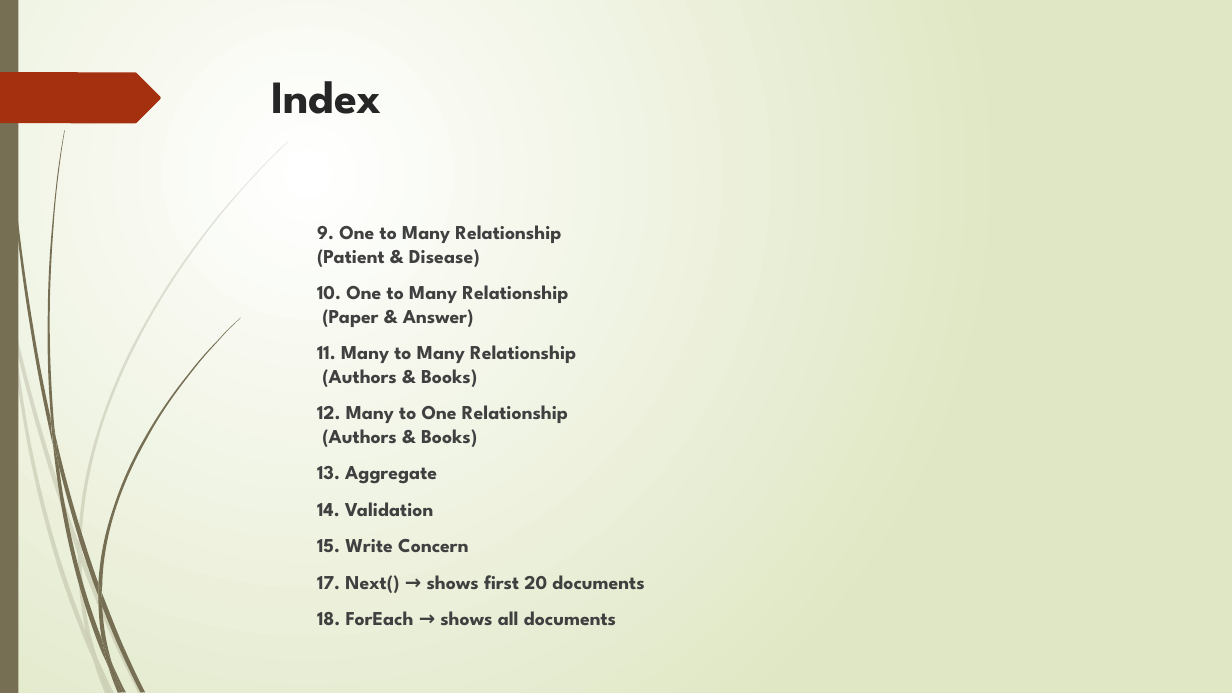
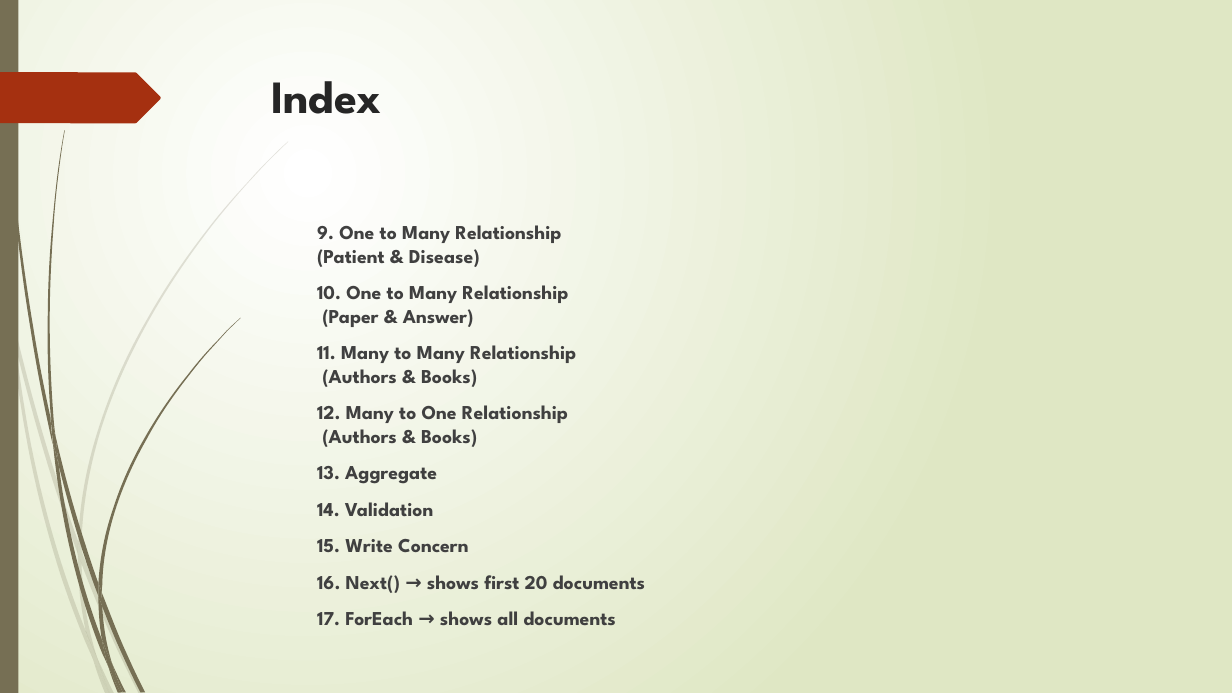
Before and after one commit to deepak127425/UST_Tasks, a slide deck: slide 4 of 1.MongoDB/4.MongoDB operations 13_Dec_2020/MongoDB operations.pptx. Drawn at 1232x693 pixels with LibreOffice and Linux fonts; fonts in the diff are those of the drawing. Boxes give left, top, right and bottom in pixels: in the first picture for what was removed or moved away, otherwise in the second. Text is boxed around its words. In the diff, an @@ line names an element or a change of style, - is before the commit and + after.

```diff
--- a/1.MongoDB/4.MongoDB operations 13_Dec_2020/MongoDB operations.pptx
+++ b/1.MongoDB/4.MongoDB operations 13_Dec_2020/MongoDB operations.pptx
@@ text at [317, 575, 645, 625]: text changed @@
-17. Next() → shows first 20 documents
-18. ForEach → shows all documents
+16. Next() → shows first 20 documents
+17. ForEach → shows all documents
```
Also in this commit, not shown: 19 other slides changed.
